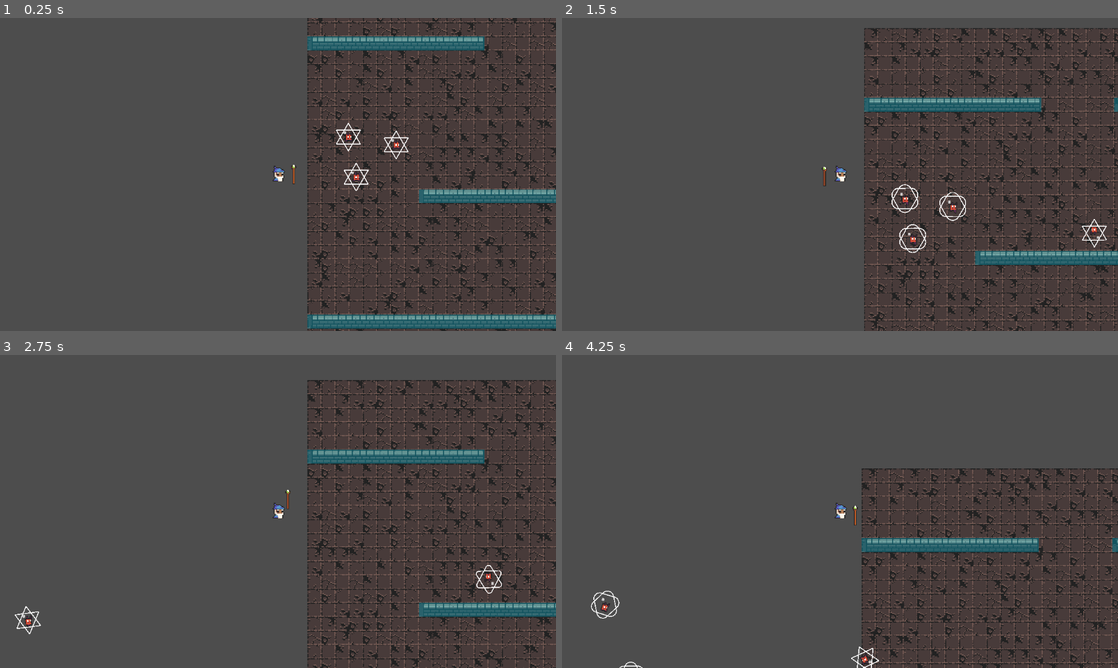
Above: before the commit, frames 1-4 (two rows, left to right).
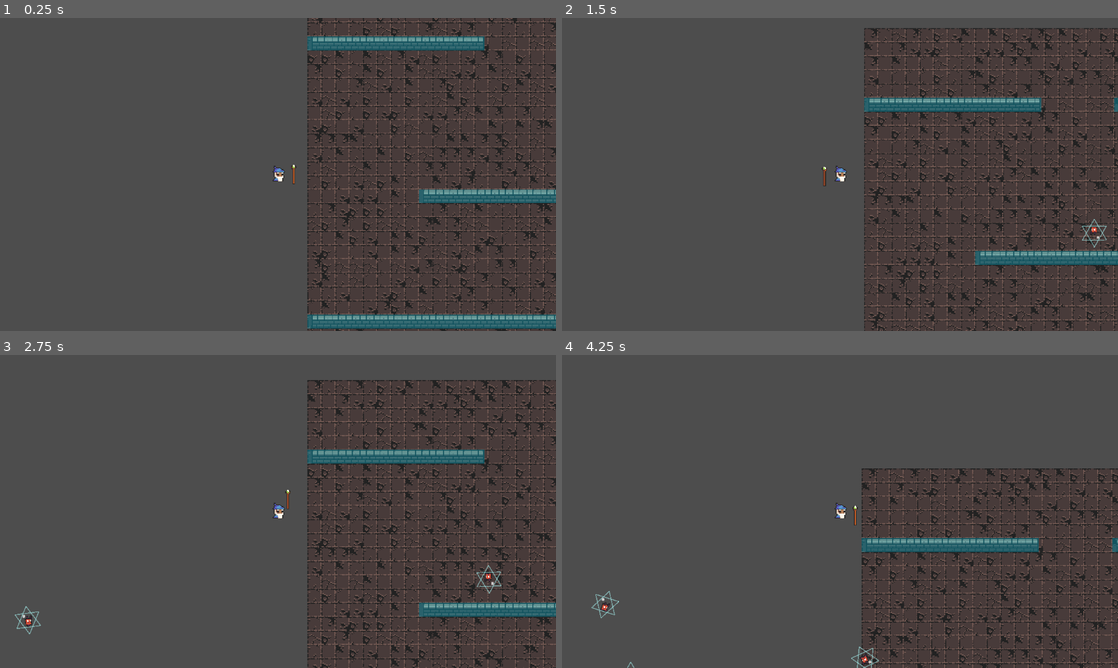
Above: after the commit, the same moments.

Repository: GianiStatie/GGJ-2025
Game: Godot game, scene res://main.tscn
Same seed, same stepped clock (60 frames per second), same inputs: the game is played once before the commit and once after it. Before the commit the project starts from res://player_test.tscn. The engine's default icon, where the game draws it, is replaced by a stand-in: a white triangle on a blue panel in a dark square.
Inputs (mouse positions are in pixels of both pictures, inside the frame that each line leads up to):
- Up to frame 1 (0.25 s): no input
- Up to frame 2 (1.5 s): tap Enter (ui_accept) at 0.5, 0.77 s; move the mouse to (962, 158) at 0.52 s; hold W (up) 0.53-1.28 s; tap A (a) at 0.6 s; tap D (d) at 0.8, 1.35 s; move the mouse to (728, 190) at 1.27 s; hold S (down) from 1.28 s (still down)
- Up to frame 3 (2.75 s): tap Enter (ui_accept) at 1.52 s; tap A (a) at 1.55, 2.1 s; move the mouse to (333, 442) at 2.02 s; release S (down) at 2.03 s; hold W (up) from 2.03 s (still down); tap D (d) at 2.3 s
- Up to frame 4 (4.25 s): move the mouse to (812, 574) at 2.77 s; tap D (d) at 2.85, 3.8 s; tap Enter (ui_accept) at 3.02, 3.77 s; tap A (a) at 3.05 s; move the mouse to (1006, 558) at 3.52 s; release W (up) at 3.53 s; hold Alt (left) from 3.53 s (still down); click (1006, 558) at 3.6 s

The runs differ from the first frame. In frame 1, 0.4% of the frame differs, in the area x 60-74%, y 33-56%; in frame 2, 0.5%, in the area x 59-98%, y 53-76%; in frame 3, 0.3%; in frame 4, 0.3%.

Commit message:
add bubble effects

Diff:
--- /dev/null
+++ b/effects/bubble_dead_particles.tscn
@@ -0,0 +1,19 @@
+[gd_scene load_steps=2 format=3 uid="uid://5ries7x5pm1o"]
+
+[ext_resource type="Texture2D" uid="uid://xxvscduakhk6" path="res://assets/bubbles/4x4-bubble-export.png" id="1_g153f"]
+
+[node name="BubbleDead" type="CPUParticles2D"]
+lifetime = 0.2
+randomness = 0.66
+texture = ExtResource("1_g153f")
+emission_shape = 1
+emission_sphere_radius = 14.45
+direction = Vector2(-1, 0)
+gravity = Vector2(0, -980)
+color = Color(0.682808, 1, 0.997924, 1)
+
+[node name="Timer" type="Timer" parent="."]
+wait_time = 0.2
+autostart = true
+
+[connection signal="timeout" from="Timer" to="." method="queue_free"]
--- a/effects/pentagram_bubble.tscn
+++ b/effects/pentagram_bubble.tscn
@@ -6,38 +6,11 @@
 [ext_resource type="Script" path="res://effects/pentagram_shape_outline.gd" id="5_v8vln"]
 [ext_resource type="Script" path="res://effects/pentagrm_collision_shape.gd" id="6_pyyv4"]
 
-[sub_resource type="Shader" id="Shader_k8d10"]
-code = "shader_type canvas_item;
-
-uniform sampler2D SCREEN_TEXTURE: hint_screen_texture, filter_linear;
-uniform sampler2D NOISE_TEXTURE: repeat_enable;
-uniform float strength: hint_range(0.0, 5, 0.1) = 1.0;
-uniform float uv_scaling: hint_range (0.0, 1.0, 0.05) = 1.0;
-uniform vec2 movement_direction = vec2(1, 0);
-uniform float movement_speed: hint_range (0.0, 0.5, 0.01) = 0.1;
-
-void fragment() {
-	vec2 uv = SCREEN_UV;
-	vec4 screen_texture = texture(SCREEN_TEXTURE, uv);
-	vec2 movement_factor = movement_direction * movement_speed * TIME;
-	float noise_value = texture(NOISE_TEXTURE, uv*uv_scaling + movement_factor).r - 0.5;
-	uv += noise_value * SCREEN_PIXEL_SIZE * strength;
-	COLOR = texture(SCREEN_TEXTURE, uv);
-}"
-
-[sub_resource type="ShaderMaterial" id="ShaderMaterial_byouk"]
-resource_local_to_scene = true
-shader = SubResource("Shader_k8d10")
-shader_parameter/strength = 1.0
-shader_parameter/uv_scaling = 1.0
-shader_parameter/movement_direction = Vector2(1, 0)
-shader_parameter/movement_speed = 0.1
-
 [node name="PentagramBubble" type="Node2D"]
 script = ExtResource("1_gb2tf")
 
 [node name="Shape" type="Polygon2D" parent="."]
-material = SubResource("ShaderMaterial_byouk")
+visible = false
 rotation = 1.0472
 polygon = PackedVector2Array(13.8564, 8, 13.8564, 8, 13.8564, 8, 13.8564, 8, 13.8564, 8, 13.8564, 8, 13.8564, 8, -13.8564, 8, -13.8564, 8, -13.8564, 8, -13.8564, 8, -13.8564, 8, -13.8564, 8, -13.8564, 8, 0, -16, 0, -16, 0, -16, 0, -16, 9.79718e-16, -16, 0, -16, 0, -16, 0, -16, 0, -16, 13.8564, 8)
 script = ExtResource("3_1onsc")
@@ -49,21 +22,21 @@
 texture = ExtResource("4_xoq8m")
 
 [node name="ShapeOutline" type="Line2D" parent="."]
-visible = false
 rotation = 1.0472
 points = PackedVector2Array(-13.9282, 8.12436, 0.0717959, -16.1244, 13.8564, 8)
 closed = true
 width = 1.0
+default_color = Color(0.682353, 1, 0.996078, 0.509804)
 joint_mode = 2
 begin_cap_mode = 2
 end_cap_mode = 2
 script = ExtResource("5_v8vln")
 
 [node name="ShapeOutline2" type="Line2D" parent="."]
-visible = false
 points = PackedVector2Array(-13.9282, 8.12436, 0.0717959, -16.1244, 13.8564, 8)
 closed = true
 width = 1.0
+default_color = Color(0.682353, 1, 0.996078, 0.509804)
 joint_mode = 2
 begin_cap_mode = 2
 end_cap_mode = 2
--- a/enemies/enemy.gd
+++ b/enemies/enemy.gd
@@ -4,6 +4,7 @@
 
 var max_health: float = 30
 var health: float = max_health : set = _on_health_changed
+var effect = preload("res://effects/bubble_dead_particles.tscn")
 
 signal player_health_perc_changed(perc)
 
@@ -27,3 +28,6 @@
 	var direction = global_position.direction_to(target_position)
 	look_at(direction)
 	linear_velocity = speed * direction
+
+func _on_tree_exiting() -> void:
+	Utils.instance_scene_on_main(effect, global_position)
--- a/enemies/enemy.tscn
+++ b/enemies/enemy.tscn
@@ -1,12 +1,8 @@
-[gd_scene load_steps=18 format=3 uid="uid://wsvpcb8bmere"]
+[gd_scene load_steps=14 format=3 uid="uid://wsvpcb8bmere"]
 
 [ext_resource type="Script" path="res://enemies/enemy.gd" id="1_chkg3"]
-[ext_resource type="Texture2D" uid="uid://cuvhrh8lndffd" path="res://icon.svg" id="2_0t1lc"]
-[ext_resource type="Script" path="res://enemies/enemy_shape.gd" id="2_b7ssp"]
 [ext_resource type="Texture2D" uid="uid://cfppeqv7didkn" path="res://assets/dungeon/0x72_DungeonTilesetII_v1.7.png" id="2_tvphr"]
-[ext_resource type="Script" path="res://effects/pentagram_bubble.gd" id="3_1eg8g"]
-[ext_resource type="Script" path="res://effects/pentagram_shape_outline.gd" id="6_4wrrt"]
-[ext_resource type="Script" path="res://effects/pentagrm_collision_shape.gd" id="7_oj6kt"]
+[ext_resource type="PackedScene" uid="uid://d0gi0k6jkf05m" path="res://effects/pentagram_bubble.tscn" id="3_nbtwx"]
 
 [sub_resource type="AtlasTexture" id="AtlasTexture_5yig8"]
 atlas = ExtResource("2_tvphr")
@@ -91,45 +87,6 @@
 position = Vector2(0, 2)
 shape = SubResource("RectangleShape2D_drcl6")
 
-[node name="PentagramBubble" type="Node2D" parent="."]
-script = ExtResource("3_1eg8g")
+[node name="PentagramBubble" parent="." instance=ExtResource("3_nbtwx")]
 
-[node name="Shape" type="Polygon2D" parent="PentagramBubble"]
-visible = false
-rotation = 1.0472
-polygon = PackedVector2Array(13.8564, 8, 13.8564, 8, 13.8564, 8, 13.8564, 8, 13.8564, 8, 13.8564, 8, 13.8564, 8, -13.8564, 8, -13.8564, 8, -13.8564, 8, -13.8564, 8, -13.8564, 8, -13.8564, 8, -13.8564, 8, 0, -16, 0, -16, 0, -16, 0, -16, 9.79718e-16, -16, 0, -16, 0, -16, 0, -16, 0, -16, 13.8564, 8)
-script = ExtResource("2_b7ssp")
-
-[node name="Icon" type="Sprite2D" parent="PentagramBubble"]
-modulate = Color(100, 100, 100, 0.715)
-position = Vector2(-4, -5)
-scale = Vector2(0.0234375, 0.0234375)
-texture = ExtResource("2_0t1lc")
-
-[node name="ShapeOutline" type="Line2D" parent="PentagramBubble"]
-rotation = 1.0472
-points = PackedVector2Array(-13.9282, 8.12436, 0.0717959, -16.1244, 13.8564, 8)
-closed = true
-width = 1.0
-joint_mode = 2
-begin_cap_mode = 2
-end_cap_mode = 2
-script = ExtResource("6_4wrrt")
-
-[node name="ShapeOutline2" type="Line2D" parent="PentagramBubble"]
-points = PackedVector2Array(-13.9282, 8.12436, 0.0717959, -16.1244, 13.8564, 8)
-closed = true
-width = 1.0
-joint_mode = 2
-begin_cap_mode = 2
-end_cap_mode = 2
-script = ExtResource("6_4wrrt")
-
-[node name="ShapeCollisionShape" type="CollisionPolygon2D" parent="PentagramBubble"]
-disabled = true
-script = ExtResource("7_oj6kt")
-
-[connection signal="player_health_perc_changed" from="." to="PentagramBubble" method="_on_enemy_player_health_perc_changed"]
-[connection signal="shape_changed" from="PentagramBubble/Shape" to="PentagramBubble/ShapeOutline" method="_on_shape_shape_changed"]
-[connection signal="shape_changed" from="PentagramBubble/Shape" to="PentagramBubble/ShapeOutline2" method="_on_shape_shape_changed"]
-[connection signal="shape_changed" from="PentagramBubble/Shape" to="PentagramBubble/ShapeCollisionShape" method="_on_shape_shape_changed"]
+[connection signal="tree_exiting" from="." to="." method="_on_tree_exiting"]
--- a/main.tscn
+++ b/main.tscn
@@ -1,13 +1,17 @@
-[gd_scene load_steps=2 format=3 uid="uid://brmxtexobyq21"]
+[gd_scene load_steps=5 format=3 uid="uid://bwxljiqer0pvs"]
 
-[ext_resource type="PackedScene" uid="uid://wsvpcb8bmere" path="res://enemies/enemy.tscn" id="1_36dci"]
+[ext_resource type="PackedScene" uid="uid://b780a8c64ruei" path="res://map/map.tscn" id="1_7uvnq"]
+[ext_resource type="PackedScene" uid="uid://bt50jqjhjvoy4" path="res://player/pc_attack_tracker.tscn" id="2_pkjkf"]
+[ext_resource type="PackedScene" uid="uid://blvhwsfu73wla" path="res://player/player.tscn" id="3_sit2e"]
+[ext_resource type="PackedScene" uid="uid://6q36qf7ayv3b" path="res://enemies/spawner.tscn" id="4_dcpxf"]
 
-[node name="Main" type="Node2D"]
+[node name="Main" type="Node"]
 
-[node name="Enemy" parent="." instance=ExtResource("1_36dci")]
-position = Vector2(560, 292)
+[node name="Map" parent="." instance=ExtResource("1_7uvnq")]
+position = Vector2(98, 161)
 
-[node name="Camera2D" type="Camera2D" parent="."]
-position = Vector2(562, 293)
-scale = Vector2(-19909, -711.73)
-zoom = Vector2(5, 5)
+[node name="Node" parent="." instance=ExtResource("2_pkjkf")]
+
+[node name="player" parent="." instance=ExtResource("3_sit2e")]
+
+[node name="Spawner" parent="." instance=ExtResource("4_dcpxf")]
--- a/player_test.tscn
+++ /dev/null
@@ -1,27 +0,0 @@
-[gd_scene load_steps=6 format=3 uid="uid://bwxljiqer0pvs"]
-
-[ext_resource type="PackedScene" uid="uid://bt50jqjhjvoy4" path="res://player/pc_attack_tracker.tscn" id="1_u5xf1"]
-[ext_resource type="PackedScene" uid="uid://6q36qf7ayv3b" path="res://enemies/spawner.tscn" id="2_b1idc"]
-[ext_resource type="PackedScene" uid="uid://blvhwsfu73wla" path="res://player/player.tscn" id="2_x4hl1"]
-[ext_resource type="PackedScene" uid="uid://b780a8c64ruei" path="res://map/map.tscn" id="3_ducsp"]
-[ext_resource type="PackedScene" uid="uid://wsvpcb8bmere" path="res://enemies/enemy.tscn" id="5_ah3de"]
-
-[node name="PlayerTest" type="Node"]
-
-[node name="Map" parent="." instance=ExtResource("3_ducsp")]
-position = Vector2(98, 161)
-
-[node name="Node" parent="." instance=ExtResource("1_u5xf1")]
-
-[node name="player" parent="." instance=ExtResource("2_x4hl1")]
-
-[node name="Spawner" parent="." instance=ExtResource("2_b1idc")]
-
-[node name="Enemy" parent="." instance=ExtResource("5_ah3de")]
-position = Vector2(136, -34)
-
-[node name="Enemy2" parent="." instance=ExtResource("5_ah3de")]
-position = Vector2(90, 3)
-
-[node name="Enemy3" parent="." instance=ExtResource("5_ah3de")]
-position = Vector2(81, -43)
--- a/project.godot
+++ b/project.godot
@@ -11,9 +11,13 @@
 [application]
 
 config/name="ggk2025"
-run/main_scene="res://player_test.tscn"
+run/main_scene="res://main.tscn"
 config/features=PackedStringArray("4.3", "Forward Plus")
 config/icon="res://icon.svg"
+
+[autoload]
+
+Utils="*res://singletons/Utils.gd"
 
 [display]
 
--- /dev/null
+++ b/singletons/Utils.gd
@@ -0,0 +1,9 @@
+extends Node
+
+
+func instance_scene_on_main(scene, position):
+	var main = get_tree().current_scene
+	var instance = scene.instantiate()
+	main.add_child(instance)
+	instance.global_position = position
+	return instance
Binary file added: assets/bubbles/4x4-bubble-export.png
Not shown: 1 places in effects/pentagram_bubble.tscn that only renumber resources
Not shown: 1 places in enemies/spawner.tscn that only renumber resources
Empty file added: main.gd
Not shown: 1 places in player/attacks/attack1.tscn that only renumber resources
Empty file removed: player_test.gd
Not shown, changed: assets/.DS_Store
